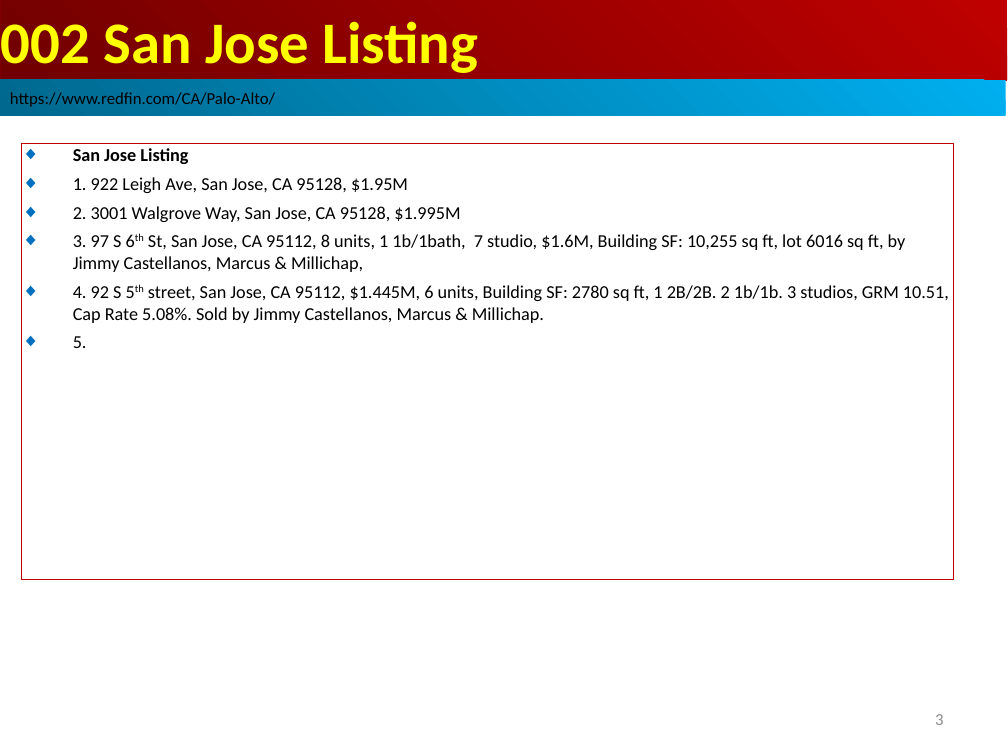
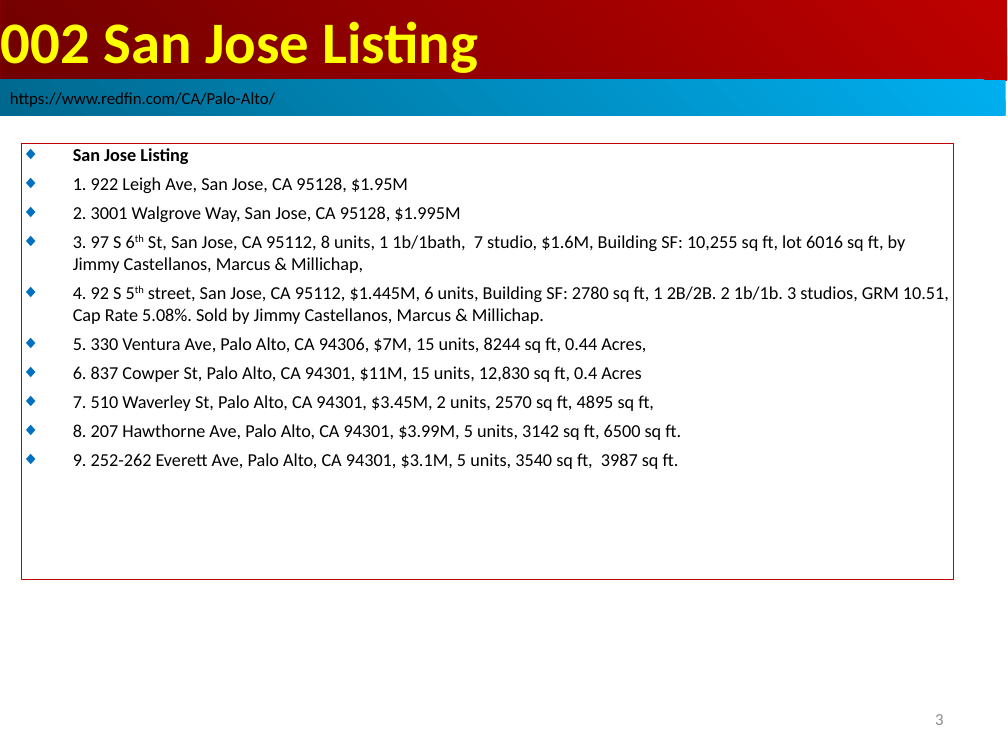
Before and after one commit to peterhchen/1000_Family, a slide deck: slide 3 of Real_Estate/Listing/List.ppt. Drawn at 1008x756 pixels with LibreOffice and Linux fonts; fonts in the diff are those of the drawing. Boxes give left, top, right and bottom in pixels: in the first picture for what was removed or moved away, otherwise in the second. Text is boxed around its words. In the diff, an @@ line names an element or a change of style, - is before the commit and + after.

```diff
--- a/Real_Estate/Listing/List.ppt
+++ b/Real_Estate/Listing/List.ppt
@@ text in rectangle at bbox=[73, 337, 681, 469]: text changed @@
-◆ 5.
+◆ 5. 330 Ventura Ave, Palo Alto, CA 94306, $7M, 15 units, 8244 sq ft, 0.44 Acres,
+◆ 6. 837 Cowper St, Palo Alto, CA 94301, $11M, 15 units, 12,830 sq ft, 0.4 Acres
+◆ 7. 510 Waverley St, Palo Alto, CA 94301, $3.45M, 2 units, 2570 sq ft, 4895 sq ft,
+◆ 8. 207 Hawthorne Ave, Palo Alto, CA 94301, $3.99M, 5 units, 3142 sq ft, 6500 sq ft.
+◆ 9. 252-262 Everett Ave, Palo Alto, CA 94301, $3.1M, 5 units, 3540 sq ft, 3987 sq ft.
```
